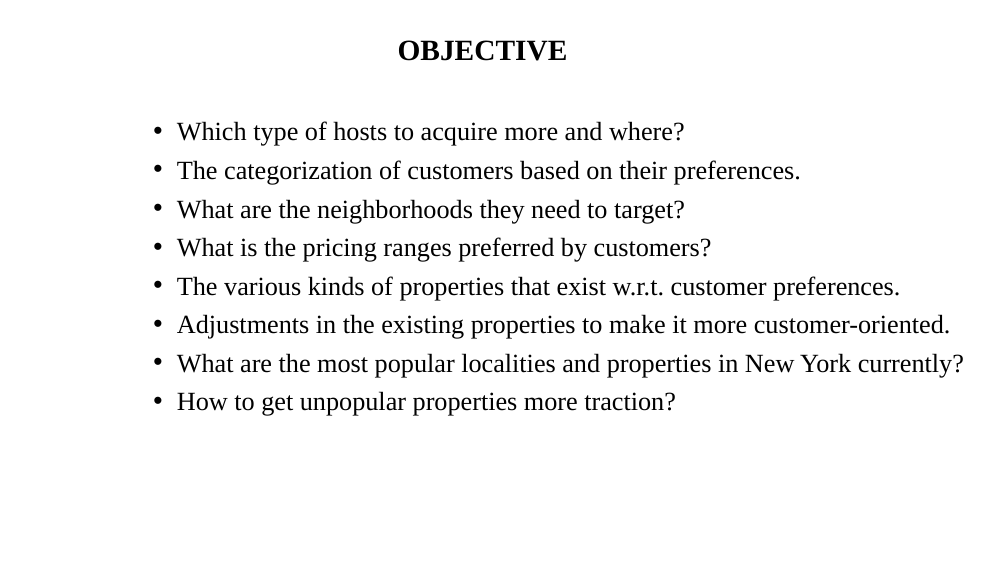
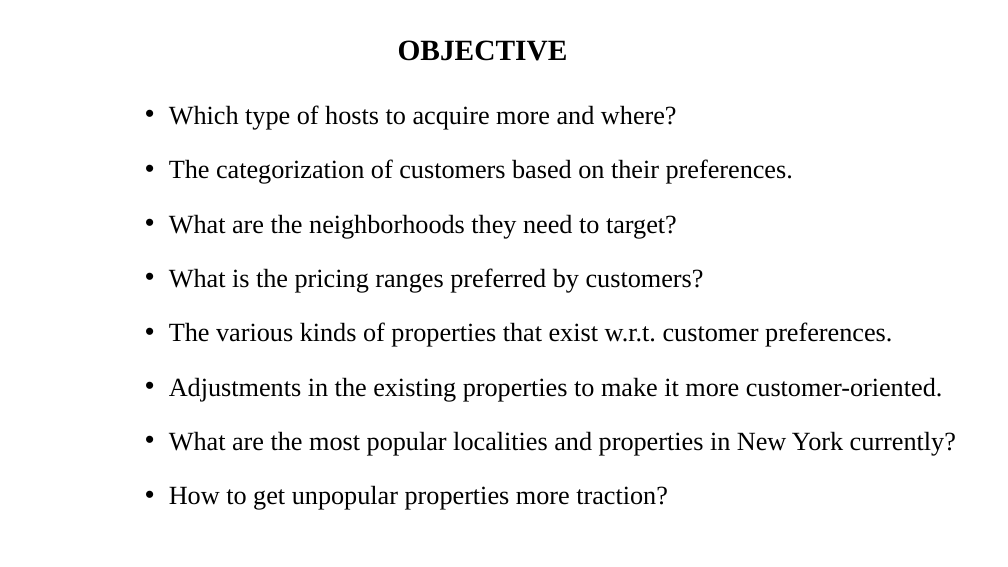
Before and after one commit to sagarbarge/Airbnb_NYC_Storytelling, a slide deck: slide 3 of Presentation_1_Analyst.pptx. Drawn at 1008x567 pixels with LibreOffice and Linux fonts; fonts in the diff are those of the drawing. Boxes give left, top, right and bottom in pixels: in the first picture for what was removed or moved away, otherwise in the second. Text is boxed around its words. In the diff, an @@ line names an element or a change of style, - is before the commit and + after.

```diff
--- a/Presentation_1_Analyst.pptx
+++ b/Presentation_1_Analyst.pptx
@@ text "Which type of hosts to ...": place and size @@
-text "Which type of hosts to ..." at (177, 121, 964, 416)
+text "Which type of hosts to ..." at (169, 105, 956, 510)
@@ text "Which type of hosts to ..." at (169, 105, 956, 510): line spacing 1 to 1.5 @@
```
Also in this commit, not shown: 2 other slides changed, 7 slides added, 2 slides removed, 20 other files.
